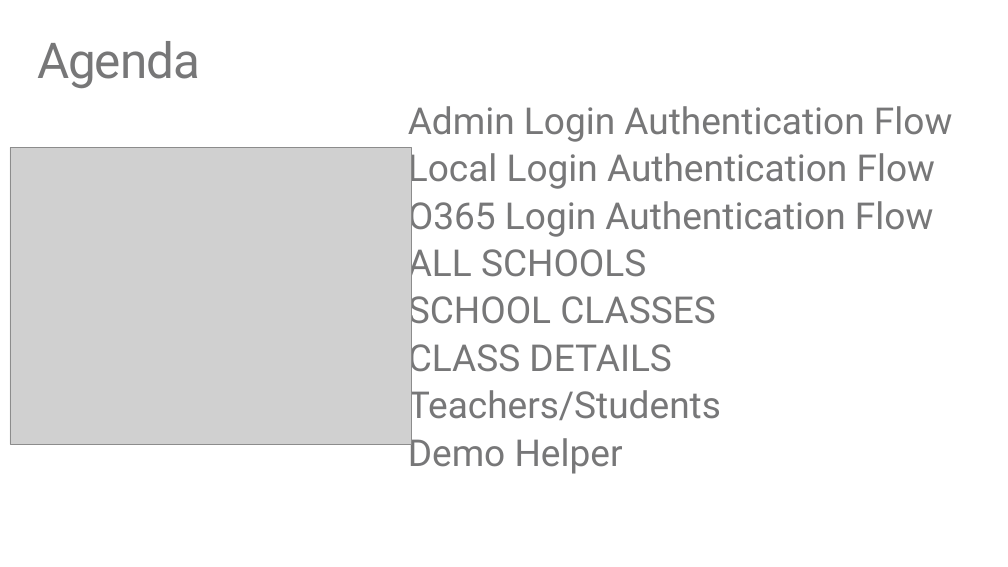
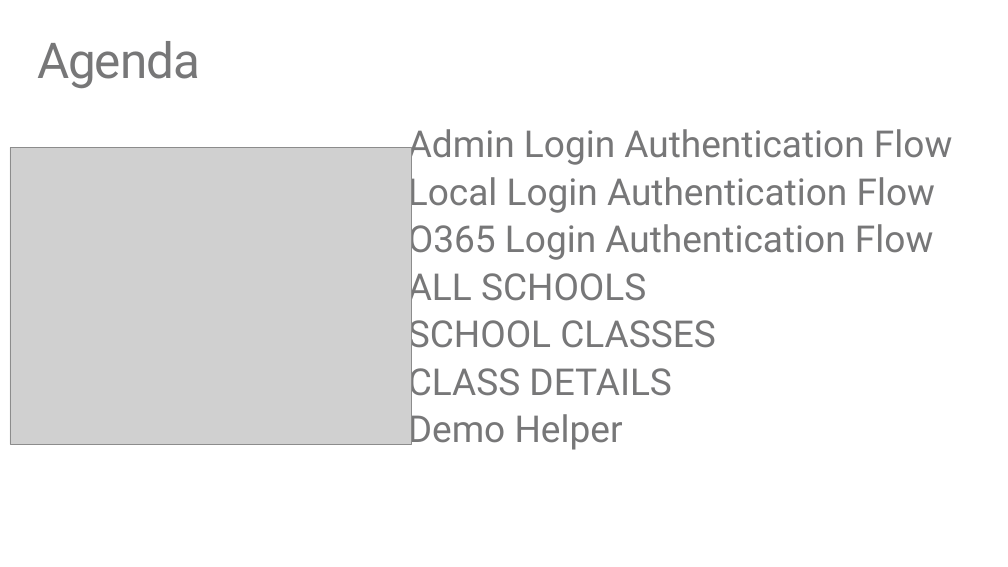
Before and after one commit to TylerLu/EDUGraphAPI-Angular, a slide deck: slide 2 of EDU GRAPH-API Demo Script.pptx. Drawn at 1008x567 pixels with LibreOffice and Linux fonts; fonts in the diff are those of the drawing; grey boxes stand for pictures. Boxes give left, top, right and bottom in pixels: in the first picture for what was removed or moved away, otherwise in the second. Text is boxed around its words. In the diff, an @@ line names an element or a change of style, - is before the commit and + after.

```diff
--- a/EDU GRAPH-API Demo Script.pptx
+++ b/EDU GRAPH-API Demo Script.pptx
@@ text at (408, 384, 721, 428): paragraph removed @@
-Teachers/Students
```
Also in this commit, not shown: 5 other slides changed, 1 slide added, 2 slides removed, 6 other files.
